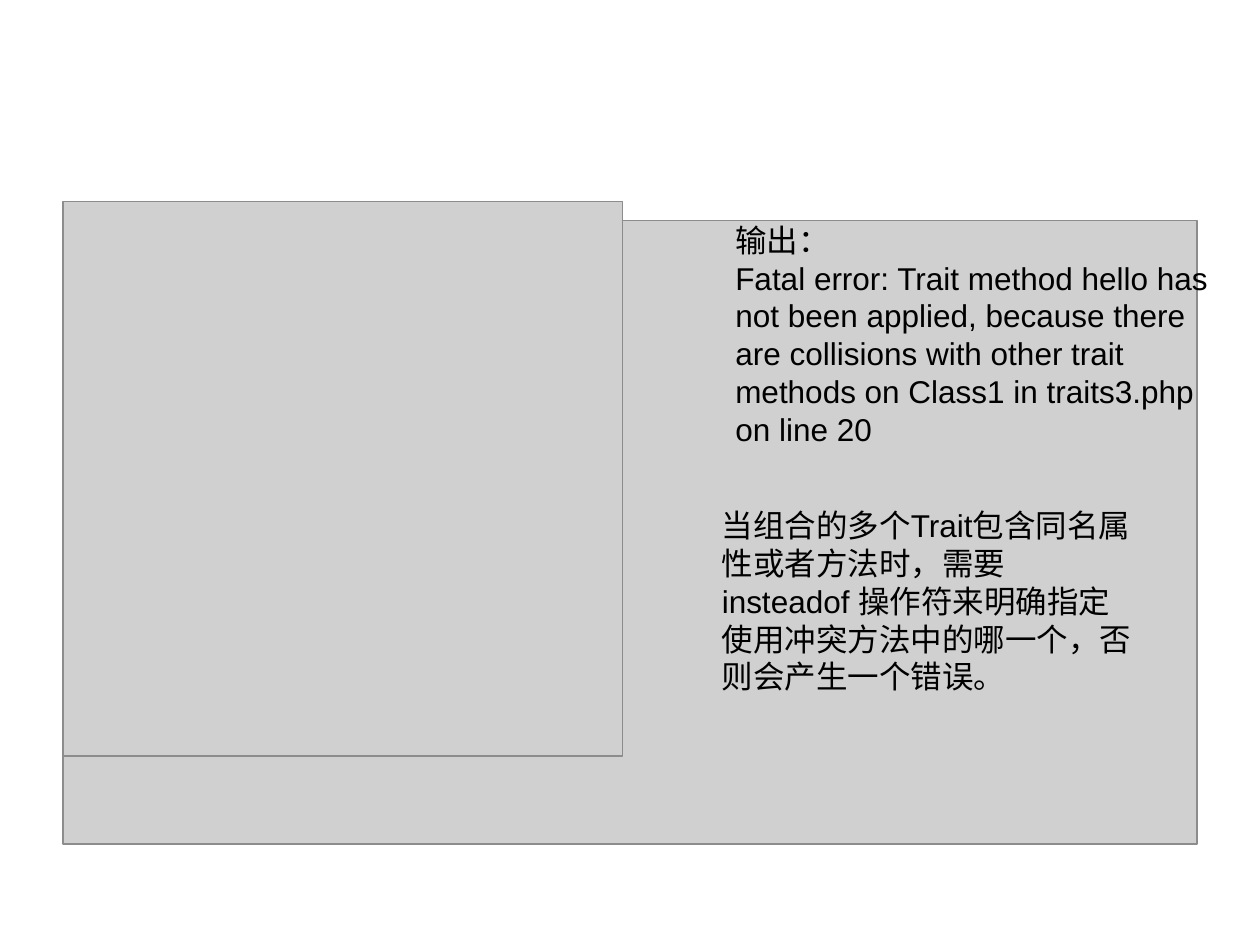
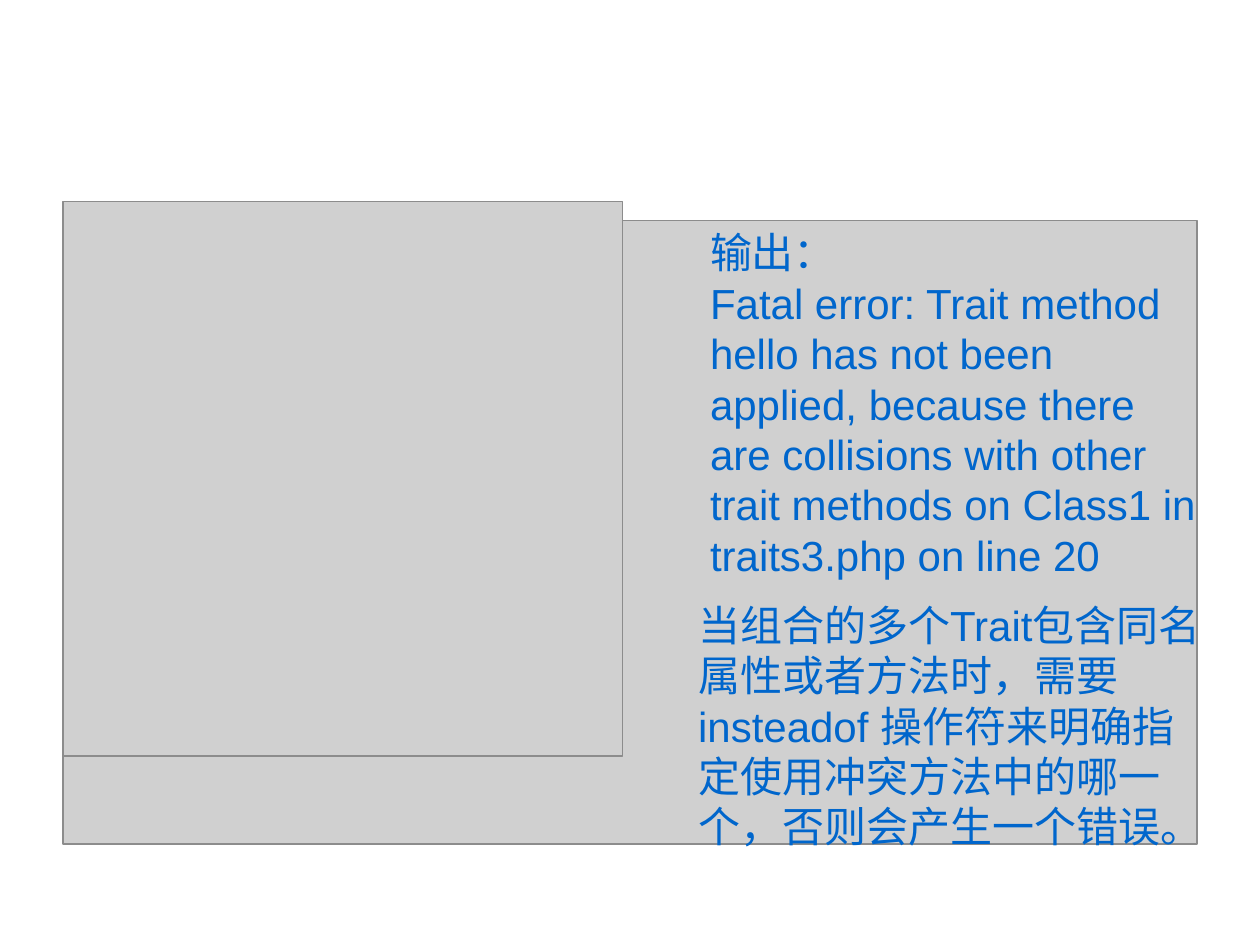
Before and after one commit to 2017-CompilerH-a3/Teamwork-Traits, a slide deck: slide 34 of trait.ppt (slide 24 before the commit). Drawn at 1260x945 pixels with LibreOffice and Linux fonts; fonts in the diff are those of the drawing; grey boxes stand for pictures; background and template pictures are left out. Boxes give left, top, right and bottom in pixels: in the first picture for what was removed or moved away, otherwise in the second. Text is boxed around its words. In the diff, an @@ line names an element or a change of style, - is before the commit and + after.

```diff
--- a/trait.ppt
+++ b/trait.ppt
@@ text "输出：": place and size @@
-text "输出：" at [735, 220, 1208, 442]
+text "输出：" at [710, 232, 1196, 579]
@@ text "输出：" at [710, 232, 1196, 579]: size 18 to 24 pt, text colour #000000 to #0066CC @@
@@ text "当组合的多个Trait包含同名属性或者方法时，需要 insteadof 操作符来明确指定使用冲突方法中的哪一个，否则会产 ..." at [698, 598, 1202, 853]: size 18 to 24 pt, text colour #000000 to #0066CC @@
@@ text "当组合的多个Trait包含同名属性或者方法时，需要 insteadof 操作符来明确指定使用冲突方法中的哪一个，否则会产 ...": place and size @@
-text "当组合的多个Trait包含同名属性或者方法时，需要 insteadof 操作符来明确指定使用冲突方法中的哪一个，否则会产 ..." at [722, 510, 1132, 691]
+text "当组合的多个Trait包含同名属性或者方法时，需要 insteadof 操作符来明确指定使用冲突方法中的哪一个，否则会产 ..." at [698, 598, 1202, 853]
```
Also in this commit, not shown: 6 other slides changed, 14 slides added, 4 slides removed.
